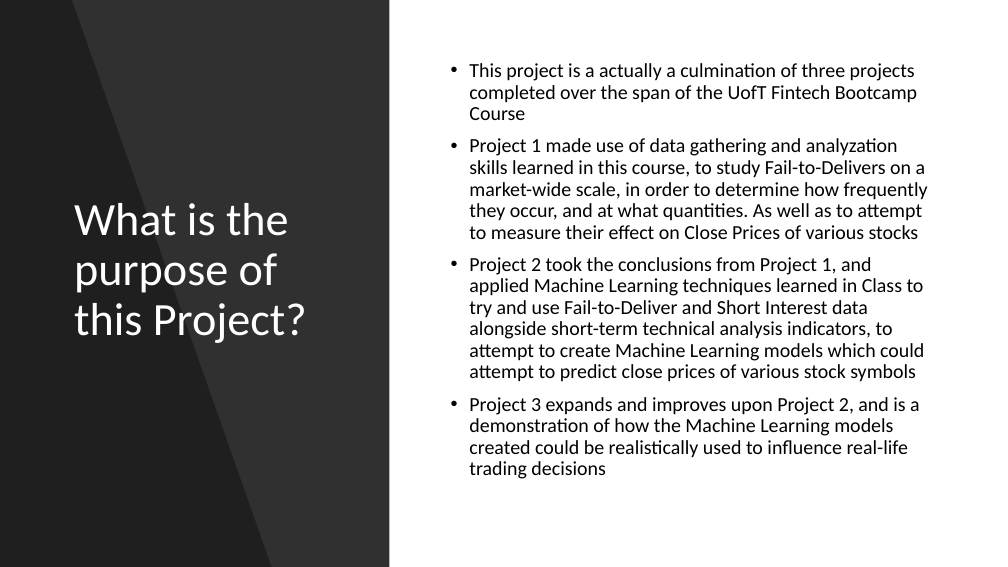
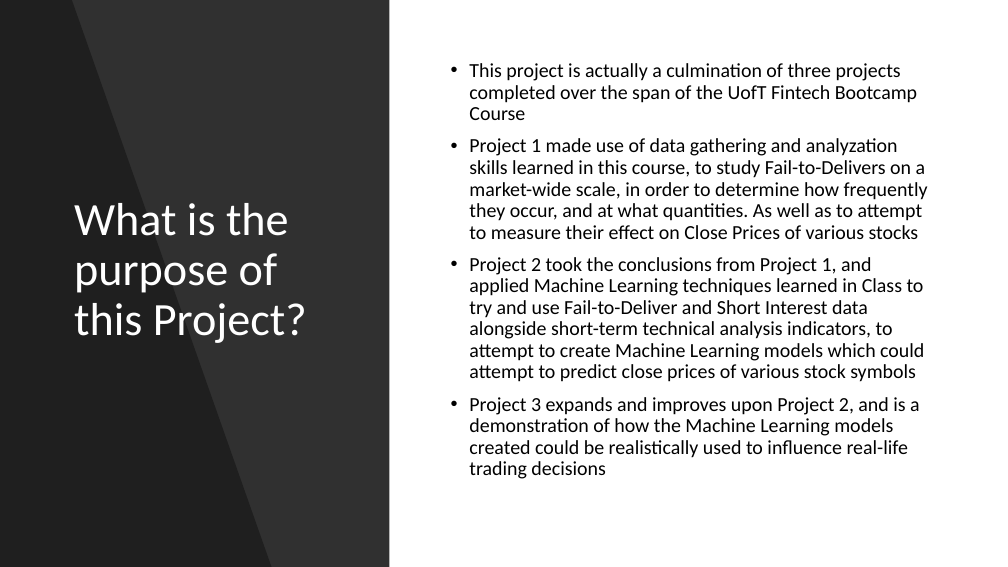
Before and after one commit to imjusthere92/FTD_Project, a slide deck: slide 3 of DemoDay_FTD_Presentation.pptx. Drawn at 1008x567 pixels with LibreOffice and Linux fonts; fonts in the diff are those of the drawing. Boxes give left, top, right and bottom in pixels: in the first picture for what was removed or moved away, otherwise in the second. Text is boxed around its words. In the diff, an @@ line names an element or a change of style, - is before the commit and + after.

```diff
--- a/DemoDay_FTD_Presentation.pptx
+++ b/DemoDay_FTD_Presentation.pptx
@@ text at bbox=[469, 63, 917, 120]: text changed @@
-• This project is a actually a culmination of three projects completed over the span of the UofT Fintech Bootcamp Course
+• This project is actually a culmination of three projects completed over the span of the UofT Fintech Bootcamp Course
```
Also in this commit, not shown: 2 other slides changed, 1 slide added.
